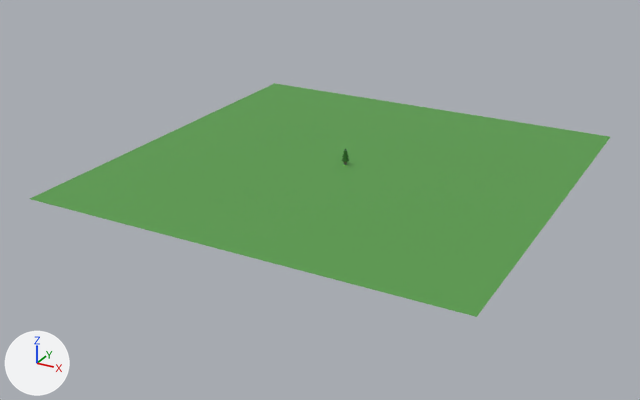
The OBJ model res/models/Assets/Assets.obj: old version first, new version second.
Before and after are seen from a camera (50 mm lens) standing at (132.0, -258.3, 113.7) and looking at (-4.9, -9.5, -10.7). The lights are fixed; the arrows at lower left show +X, +Y and +Z. Where no turn or scale is listed for an object, it has been applied to the vertices. Vertices at the same position are counted once.

The first picture shows 'Ground', 'Tree'.
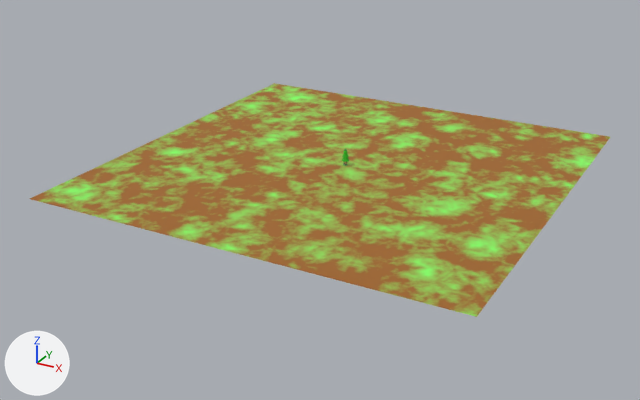
Where the change shows, as pixel boxes [x1, y1, x2, y2] in the pictures (640 x 400 px):
'Ground', surface changed: [30, 83, 610, 317] in both
'Tree', recoloured: [342, 148, 349, 162] in both

The edits, one by one:
Picture 'GroundTexture.png' (img_groundtexture_png) is new.
In material 'Ground' (mat_ground), base_color is no longer (0.102, 0.336, 0.0725), green #5a9d4c.
In material 'Ground' (mat_ground), texture is now set to img_groundtexture_png.
Material 'Leaves' (mat_leaves) changes colour from dark green #156300 to green #27b600; in linear values from (0.0076, 0.126, 0.0) to (0.0207, 0.465, 0.0).
me_ground has 4 vertices, 2 faces and spans x -75.0..75.0, y -75.0..75.0, z 0.0.
me_ground is used by ob_ground; location (0.0, 0.0, 0.0).
me_ground part 1: texture (UV) coordinates changed.
